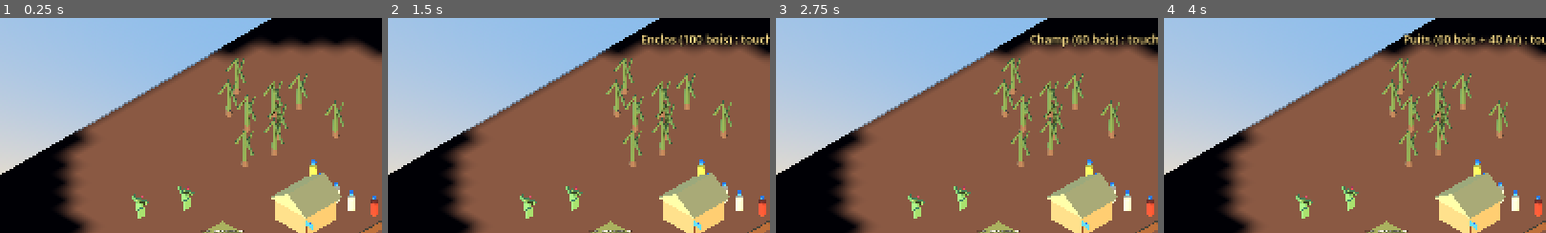
Above: before the commit, frames 1-4 (left to right).
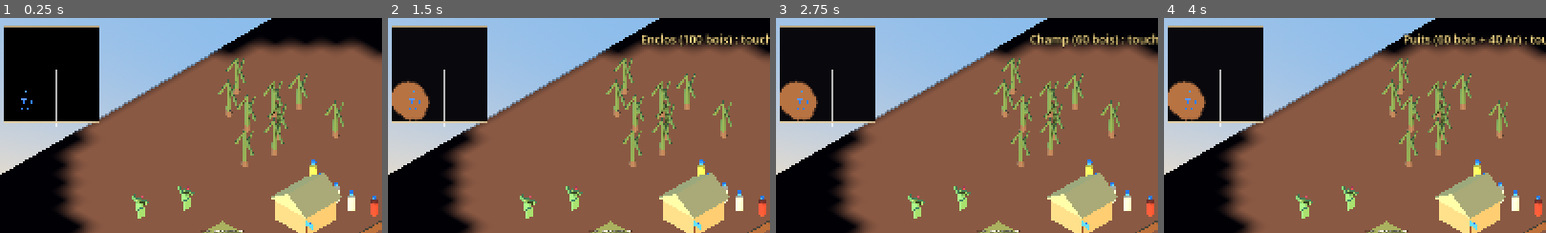
Above: after the commit, the same moments.

Repository: heishandria/dahalo
Game: Godot game, scene res://scenes/main.tscn
Two runs of this game, one before a commit and one after it. Both use one fixed random seed, a clock stepped at 60 frames per second and the inputs below.
Inputs:
- Up to frame 1 (0.25 s): no input
- Up to frame 2 (1.5 s): click "Aucun" at 0.5 s; click "Enclos" at 1.25 s
- Up to frame 3 (2.75 s): click "Champ" at 2 s
- Up to frame 4 (4 s): click "Camp bois" at 2.75 s; click "Puits" at 3.5 s
The pictures show only the part of the screen within x 0-50%, y 3-53%; the shares and areas given below are measured in that part.

The runs differ from the first frame. In frame 1, 11% of the frame differs, in the area x 1-26%, y 3-51%; in frame 2, 11%; in frame 3, 11%; in frame 4, 11%.

Commit message:
Confort : aperçu de construction, emplacements validés, mini-carte avec alertes
- Fantôme vert/rouge (souris : suit le curseur ; tactile : 2 touchers pour confirmer)
- Refus si chevauchement, bord de carte ou zone inexplorée ; l'IA se décale en spirale
- Mini-carte : brouillard, unités, bâtiments, zébus, eau, cadre caméra, alertes clignotantes, navigation
- Spec docs/specs/interface.md

Co-Authored-By: Claude Opus 5.5 <noreply@anthropic.com>
Claude-Session: https://claude.ai/code/session_01LBZFuQwBKtYsFencaWhgxN

Diff:
--- a/autoload/event_bus.gd
+++ b/autoload/event_bus.gd
@@ -20,3 +20,5 @@
 signal message(texte: String)
 @warning_ignore("unused_signal")
 signal vision_maj()
+@warning_ignore("unused_signal")
+signal alerte(position: Vector3)   # raid, attaque : clignote sur la mini-carte
--- a/data/game_rules.gd
+++ b/data/game_rules.gd
@@ -58,6 +58,19 @@
 	"case_hommes": "Case des Hommes",
 	"palissade": "Palissade épineuse",
 }
+
+# Emprise au sol (largeur x profondeur, en m) pour l'aperçu et l'anti-chevauchement.
+const EMPRISES := {
+	"case_centrale": Vector2(4, 4),
+	"enclos": Vector2(8, 8),
+	"champ": Vector2(6, 6),
+	"camp_bois": Vector2(3, 3),
+	"puits": Vector2(2.6, 2.6),
+	"tsena": Vector2(5, 4),
+	"case_hommes": Vector2(4.5, 3.5),
+	"palissade": Vector2(4, 0.6),
+}
+const RAYONS_SOURCES := {"bois": 1.2, "eau": 1.9, "nourriture": 1.0}
 
 # --- Formation : quel bâtiment forme quelles unités ---
 const FORMATIONS := {
--- a/scenes/main.gd
+++ b/scenes/main.gd
@@ -86,12 +86,7 @@
 	b.faction = faction
 	b.position = _borner(pos)
 	if type_batiment == "palissade":
-		# Orientée face à l'extérieur du village : perpendiculaire à la direction depuis la Case centrale.
-		for c in get_tree().get_nodes_in_group("case_centrale"):
-			if c.faction == faction:
-				var dir: Vector3 = b.position - c.global_position
-				b.rotation.y = atan2(dir.x, dir.z)
-				break
+		b.rotation.y = orientation_palissade(faction, b.position)
 	entites.add_child(b)
 	return b
 
@@ -131,6 +126,14 @@
 		if faction == GameRules.PLAYER:
 			EventBus.message.emit("Votre clan a déjà un Tsena.")
 		return
+	var raison := raison_emplacement_invalide(faction, type_batiment, pos)
+	if raison != "" and faction != GameRules.PLAYER:
+		pos = _chercher_emplacement(faction, type_batiment, pos)   # l'IA se décale toute seule
+		raison = "" if pos != Vector3.INF else "aucun emplacement libre"
+	if raison != "":
+		if faction == GameRules.PLAYER:
+			EventBus.message.emit("%s : %s." % [nom, raison])
+		return
 	var cout: Dictionary = GameRules.COUTS_BATIMENTS[type_batiment]
 	if not ResourceManager.payer(faction, cout):
 		if faction == GameRules.PLAYER:
@@ -144,6 +147,60 @@
 			EventBus.message.emit("Champ construit : envoyez des villageois pour le cultiver.")
 		else:
 			EventBus.message.emit("%s construit." % nom)
+
+
+## Orientée face à l'extérieur du village : perpendiculaire à la direction depuis la Case centrale.
+func orientation_palissade(faction: int, pos: Vector3) -> float:
+	for c in get_tree().get_nodes_in_group("case_centrale"):
+		if c.faction == faction:
+			var dir: Vector3 = pos - c.global_position
+			return atan2(dir.x, dir.z)
+	return 0.0
+
+
+## "" si l'emplacement est valide, sinon la raison (affichée au joueur).
+func raison_emplacement_invalide(faction: int, type_batiment: String, pos: Vector3) -> String:
+	var r := _rayon_type(type_batiment)
+	if absf(pos.x) > LIMITE_CARTE - r or absf(pos.z) > LIMITE_CARTE - r:
+		return "trop près du bord de la carte"
+	if not Vision.est_explore(faction, pos):
+		return "zone inexplorée"
+	for groupe in ["batiments", "ressources", "decor"]:
+		for n in get_tree().get_nodes_in_group(groupe):
+			if not is_instance_valid(n) or n.is_queued_for_deletion():
+				continue
+			if type_batiment == "palissade" and n.get("type_batiment") == "palissade":
+				continue  # les segments de palissade peuvent se toucher
+			if pos.distance_to(n.global_position) < (r + _rayon_noeud(n)) * 0.85:
+				return "emplacement occupé"
+	return ""
+
+
+func _rayon_type(type_batiment: String) -> float:
+	if type_batiment == "palissade":
+		return 1.0
+	var e: Vector2 = GameRules.EMPRISES.get(type_batiment, Vector2(3, 3))
+	return maxf(e.x, e.y) * 0.5
+
+
+func _rayon_noeud(n: Node) -> float:
+	var t = n.get("type_batiment")
+	if t is String and t != "":
+		return _rayon_type(t)
+	if n is NoeudRessource:
+		return float(GameRules.RAYONS_SOURCES.get(n.type_ressource, 1.5))
+	return 2.0  # décor (baobab)
+
+
+## Cherche un emplacement libre en spirale autour de pos (IA). Vector3.INF si rien trouvé.
+func _chercher_emplacement(faction: int, type_batiment: String, pos: Vector3) -> Vector3:
+	for anneau in range(1, 5):
+		for k in 8:
+			var a := TAU * k / 8.0
+			var essai := pos + Vector3(cos(a), 0.0, sin(a)) * anneau * 4.0
+			if raison_emplacement_invalide(faction, type_batiment, essai) == "":
+				return essai
+	return Vector3.INF
 
 
 func possede(faction: int, type_batiment: String) -> bool:
--- a/scenes/units/unite.gd
+++ b/scenes/units/unite.gd
@@ -40,6 +40,7 @@
 var _materiau_barre := StandardMaterial3D.new()
 var _derniere_trace := Vector3.INF
 var ralentissements := 0     # nombre de palissades ennemies traversées en ce moment
+var _derniere_alerte := -INF
 
 @onready var agent: NavigationAgent3D = $NavigationAgent3D
 @onready var anneau: MeshInstance3D = $Anneau
@@ -151,6 +152,9 @@
 		return
 	pv -= degats
 	_maj_barre_vie()
+	if faction == GameRules.PLAYER and GameClock.temps_ecoule - _derniere_alerte > 5.0:
+		_derniere_alerte = GameClock.temps_ecoule
+		EventBus.alerte.emit(global_position)
 	if pv <= 0.0:
 		_mourir()
 		return
--- a/scenes/units/zebu.gd
+++ b/scenes/units/zebu.gd
@@ -43,6 +43,8 @@
 func suivre(unite) -> void:
 	vole = proprietaire != GameRules.WILD and proprietaire != unite.faction
 	victime = proprietaire if vole else GameRules.WILD
+	if victime == GameRules.PLAYER:
+		EventBus.alerte.emit(global_position)
 	if etat == Etat.ENCLOS and proprietaire != GameRules.WILD:
 		ResourceManager.zebu_perdu(proprietaire)
 		if proprietaire == GameRules.PLAYER:
--- a/systems/selection_manager.gd
+++ b/systems/selection_manager.gd
@@ -38,6 +38,11 @@
 var _ecart_pincement := 0.0
 
 @onready var _camera_rig = get_node_or_null("../../CameraRig")
+
+# Aperçu de construction (bâtiment fantôme vert / rouge)
+var _fantome: MeshInstance3D
+var _mat_fantome := StandardMaterial3D.new()
+var _fantome_pose := false      # tactile : un aperçu est affiché, un 2e toucher au même endroit confirme
 
 
 func _unhandled_input(event: InputEvent) -> void:
@@ -82,6 +87,10 @@
 
 	var mm := event as InputEventMouseMotion
 	if mm != null:
+		if mode_construction != "":
+			var sol := _raycast(mm.position, MASQUE_SOL)
+			if not sol.is_empty():
+				_placer_fantome(sol.position)
 		if _appui:
 			_actuel = mm.position
 			if _debut.distance_to(_actuel) > SEUIL_CADRE:
@@ -138,10 +147,48 @@
 func definir_mode_construction(type_batiment: String) -> void:
 	mode_construction = type_batiment
 	mode_construction_change.emit(mode_construction)
+	_fantome_pose = false
+	_maj_forme_fantome()
 	if type_batiment != "":
 		var nom: String = GameRules.NOMS_BATIMENTS.get(type_batiment, type_batiment)
 		var cout: Dictionary = GameRules.COUTS_BATIMENTS.get(type_batiment, {})
-		EventBus.message.emit("%s (%s) : touchez le sol pour le placer." % [nom, ResourceManager.texte_cout(cout)])
+		var geste := "touchez le sol (2 fois pour confirmer)" if DisplayServer.is_touchscreen_available() \
+				and type_batiment != "palissade" else "touchez le sol pour le placer"
+		EventBus.message.emit("%s (%s) : %s." % [nom, ResourceManager.texte_cout(cout), geste])
+
+
+# --- Aperçu de construction ---
+
+func _maj_forme_fantome() -> void:
+	if _fantome == null:
+		_fantome = MeshInstance3D.new()
+		_mat_fantome.transparency = BaseMaterial3D.TRANSPARENCY_ALPHA
+		_mat_fantome.shading_mode = BaseMaterial3D.SHADING_MODE_UNSHADED
+		_mat_fantome.no_depth_test = true
+		_fantome.material_override = _mat_fantome
+		_fantome.cast_shadow = GeometryInstance3D.SHADOW_CASTING_SETTING_OFF
+		get_tree().current_scene.add_child.call_deferred(_fantome)
+	_fantome.visible = false
+	if mode_construction == "":
+		return
+	var e: Vector2 = GameRules.EMPRISES.get(mode_construction, Vector2(3, 3))
+	var boite := BoxMesh.new()
+	var hauteur := 1.2 if mode_construction == "palissade" else 0.4
+	boite.size = Vector3(e.x, hauteur, e.y)
+	_fantome.mesh = boite
+
+
+## Place le fantôme en pos (monde) et le colore selon la validité. Renvoie true si valide.
+func _placer_fantome(pos: Vector3) -> bool:
+	if _fantome == null or mode_construction == "" or CommandBus.monde == null:
+		return false
+	var valide: bool = CommandBus.monde.raison_emplacement_invalide(GameRules.PLAYER, mode_construction, pos) == ""
+	_fantome.global_position = Vector3(pos.x, 0.3, pos.z)
+	_fantome.rotation.y = CommandBus.monde.orientation_palissade(GameRules.PLAYER, pos) \
+			if mode_construction == "palissade" else 0.0
+	_mat_fantome.albedo_color = Color(0.3, 1.0, 0.4, 0.45) if valide else Color(1.0, 0.25, 0.2, 0.45)
+	_fantome.visible = true
+	return valide
 
 
 func commercer(action: String) -> void:
@@ -201,7 +248,17 @@
 
 func _toucher_simple(pos: Vector2) -> void:
 	if mode_construction != "":
-		_poser_batiment(pos)
+		var sol := _raycast(pos, MASQUE_SOL)
+		if sol.is_empty():
+			return
+		# Tactile : 1er toucher = aperçu ; 2e toucher près de l'aperçu = construire (palissade : direct).
+		var proche: bool = _fantome_pose and _fantome != null \
+				and _fantome.global_position.distance_to(Vector3(sol.position.x, 0.3, sol.position.z)) < 3.0
+		if mode_construction == "palissade" or proche:
+			_poser_batiment(pos)
+		else:
+			_placer_fantome(sol.position)
+			_fantome_pose = true
 		return
 	var hit := _raycast(pos, MASQUE_SOL | MASQUE_UNITES | MASQUE_INTERACTIFS)
 	if hit.is_empty():
@@ -319,6 +376,7 @@
 		# On enchaîne les segments : le mode reste actif jusqu'à « Aucun » / Échap / clic droit.
 		mode_construction = "palissade"
 		mode_construction_change.emit(mode_construction)
+		_maj_forme_fantome()
 
 
 # --- Utilitaires ---
--- a/ui/hud.gd
+++ b/ui/hud.gd
@@ -14,6 +14,7 @@
 var _info: Label
 var _message: Label
 var _actions: PanelContainer
+var _mini_carte: Control
 var _boutons_construction := {}   # type_batiment -> Button
 var _bouton_vente: Button
 var _fin: PanelContainer
@@ -40,7 +41,7 @@
 
 ## Utilisé par la sélection tactile pour ne pas traverser les boutons.
 func est_sur_interface(pos: Vector2) -> bool:
-	for c in [_actions, _fin]:
+	for c in [_actions, _fin, _mini_carte]:
 		if c.visible and c.get_global_rect().has_point(pos):
 			return true
 	return false
@@ -128,6 +129,11 @@
 	_barre.horizontal_alignment = HORIZONTAL_ALIGNMENT_CENTER
 	_barre.add_theme_font_size_override("font_size", 18)
 	haut.add_child(_barre)
+
+	# Mini-carte (haut gauche, sous le bandeau)
+	_mini_carte = preload("res://ui/mini_carte.gd").new()
+	add_child(_mini_carte)
+	_mini_carte.position = Vector2(8, 46)
 
 	# Infos de sélection (bas gauche)
 	var bas := PanelContainer.new()
--- /dev/null
+++ b/ui/mini_carte.gd
@@ -0,0 +1,122 @@
+extends Control
+## Mini-carte (GDD §9) : terrain exploré, unités, bâtiments, zébus, points d'eau, alertes de raid.
+## Toucher / cliquer dessus déplace la caméra. Respecte le brouillard de guerre du joueur.
+
+const TAILLE := 200.0
+const FREQUENCE_S := 0.25
+const DUREE_ALERTE_S := 6.0
+const COULEUR_INEXPLORE := Color(0.03, 0.03, 0.05)
+const COULEUR_EXPLORE := Color(0.42, 0.26, 0.16)
+const COULEUR_VISIBLE := Color(0.72, 0.45, 0.26)
+
+var _image: Image
+var _texture: ImageTexture
+var _octets := PackedByteArray()
+var _alertes: Array = []   # [position, temps de fin]
+var _chrono := 0.0
+var _camera_rig = null
+
+
+func _ready() -> void:
+	custom_minimum_size = Vector2(TAILLE, TAILLE)
+	size = Vector2(TAILLE, TAILLE)
+	mouse_filter = Control.MOUSE_FILTER_STOP
+	var n := Vision.N
+	_octets.resize(n * n * 3)
+	_image = Image.create_from_data(n, n, false, Image.FORMAT_RGB8, _octets)
+	_texture = ImageTexture.create_from_image(_image)
+	EventBus.alerte.connect(_on_alerte)
+	_camera_rig = get_node_or_null("../../CameraRig")   # HUD -> Main -> CameraRig
+
+
+func _process(delta: float) -> void:
+	_chrono += delta
+	if _chrono < FREQUENCE_S:
+		return
+	_chrono = 0.0
+	_maj_terrain()
+	queue_redraw()
+
+
+func _gui_input(event: InputEvent) -> void:
+	var mb := event as InputEventMouseButton
+	var mm := event as InputEventMouseMotion
+	var pos := Vector2(-1, -1)
+	if mb != null and mb.pressed and mb.button_index == MOUSE_BUTTON_LEFT:
+		pos = mb.position
+	elif mm != null and (mm.button_mask & MOUSE_BUTTON_MASK_LEFT) != 0:
+		pos = mm.position
+	if pos.x >= 0.0 and _camera_rig != null:
+		_camera_rig.centrer_sur(_vers_monde(pos))
+		accept_event()
+
+
+func _on_alerte(position_monde: Vector3) -> void:
+	_alertes.append([position_monde, GameClock.temps_ecoule + DUREE_ALERTE_S])
+
+
+func _maj_terrain() -> void:
+	var f := GameRules.PLAYER
+	var n := Vision.N
+	var tout := Vision.revele_tout
+	var vu: PackedByteArray = Vision.vu[f]
+	var explore: PackedByteArray = Vision.explore[f]
+	for i in n * n:
+		var c := COULEUR_INEXPLORE
+		if tout or vu[i] == 1:
+			c = COULEUR_VISIBLE
+		elif explore[i] == 1:
+			c = COULEUR_EXPLORE
+		_octets[i * 3] = c.r8
+		_octets[i * 3 + 1] = c.g8
+		_octets[i * 3 + 2] = c.b8
+	_image.set_data(n, n, false, Image.FORMAT_RGB8, _octets)
+	_texture.update(_image)
+
+
+func _draw() -> void:
+	var f := GameRules.PLAYER
+	draw_texture_rect(_texture, Rect2(Vector2.ZERO, Vector2(TAILLE, TAILLE)), false)
+
+	# Points d'eau et puits découverts
+	for r in get_tree().get_nodes_in_group("ressource_eau"):
+		if Vision.est_explore(f, r.global_position):
+			draw_circle(_vers_carte(r.global_position), 3.0, Color(0.3, 0.6, 1.0))
+	# Bâtiments : les siens toujours, ceux des autres une fois explorés
+	for b in get_tree().get_nodes_in_group("batiments"):
+		if b.faction == f or Vision.est_explore(f, b.global_position):
+			var cote := 6.0 if b.get("type_batiment") in ["case_centrale", "enclos"] else 4.0
+			draw_rect(Rect2(_vers_carte(b.global_position) - Vector2(cote, cote) * 0.5, Vector2(cote, cote)),
+					GameRules.couleur_faction(b.faction))
+	# Zébus : les siens toujours, les autres s'ils sont visibles
+	for z in get_tree().get_nodes_in_group("zebus"):
+		if z.proprietaire == f or Vision.est_visible(f, z.global_position):
+			draw_rect(Rect2(_vers_carte(z.global_position) - Vector2(1.5, 1.5), Vector2(3, 3)), Color(0.95, 0.92, 0.85))
+	# Unités : les siennes toujours, les ennemies si elles sont visibles
+	for u in get_tree().get_nodes_in_group("unites"):
+		if u.faction == f or Vision.est_visible(f, u.global_position):
+			draw_circle(_vers_carte(u.global_position), 2.2, GameRules.couleur_faction(u.faction).lightened(0.2))
+	# Zone vue par la caméra
+	if _camera_rig != null:
+		var cam: Camera3D = _camera_rig.get_node("Camera3D")
+		var demi := cam.size * 0.9
+		var centre := _vers_carte(_camera_rig.global_position)
+		var ech := TAILLE / (GameRules.DEMI_CARTE * 2.0)
+		draw_rect(Rect2(centre - Vector2(demi, demi) * ech, Vector2(demi, demi) * 2.0 * ech), Color(1, 1, 1, 0.7), false, 1.0)
+	# Alertes : cercles rouges clignotants
+	var maintenant := GameClock.temps_ecoule
+	_alertes = _alertes.filter(func(a) -> bool: return a[1] > maintenant)
+	for a in _alertes:
+		var pulsation := 6.0 + 4.0 * absf(sin(maintenant * 6.0))
+		draw_arc(_vers_carte(a[0]), pulsation, 0.0, TAU, 20, Color(1.0, 0.2, 0.15), 2.0)
+	draw_rect(Rect2(Vector2.ZERO, Vector2(TAILLE, TAILLE)), Color(0.9, 0.8, 0.6, 0.8), false, 2.0)
+
+
+func _vers_carte(p: Vector3) -> Vector2:
+	var d := GameRules.DEMI_CARTE
+	return Vector2((p.x + d) / (2.0 * d), (p.z + d) / (2.0 * d)) * TAILLE
+
+
+func _vers_monde(p: Vector2) -> Vector3:
+	var d := GameRules.DEMI_CARTE
+	return Vector3(p.x / TAILLE * 2.0 * d - d, 0.0, p.y / TAILLE * 2.0 * d - d)
Not shown, added: docs/specs/interface.md
